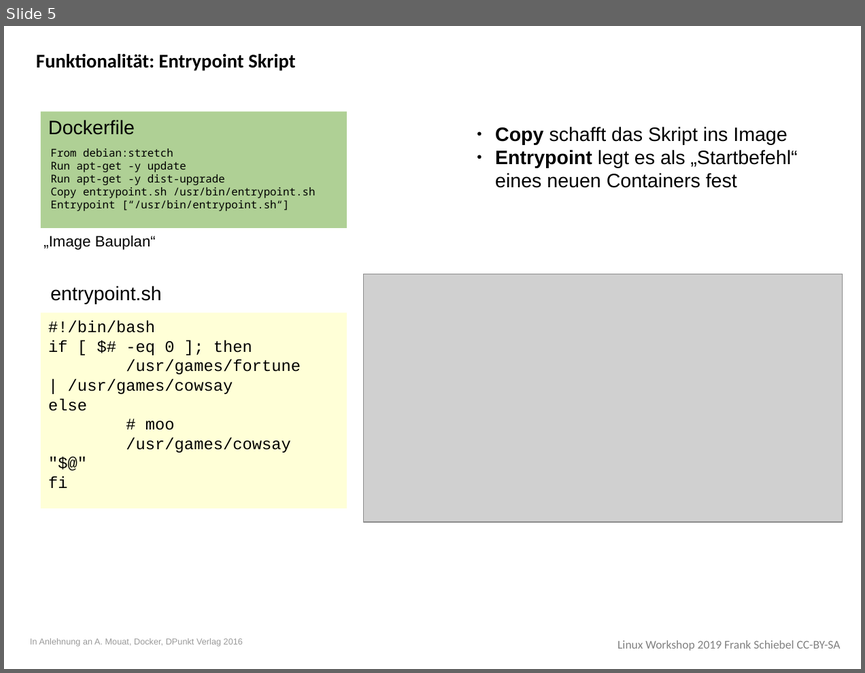
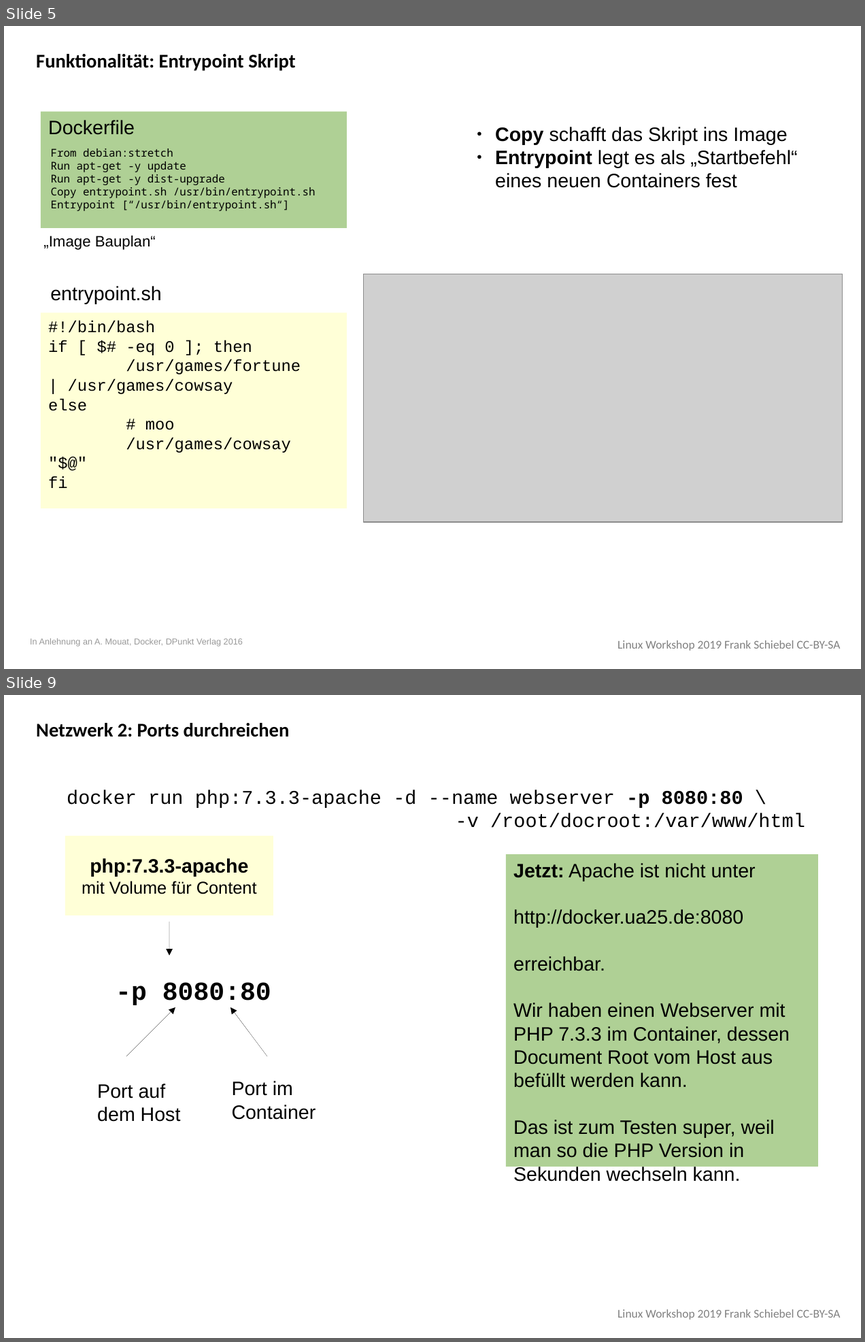
Before and after one commit to ironiemix/lfb-linuxworkshop2019, a slide deck: docker/linux_workshop_docker.odp. Shown one above the other, each under a label of ours: slide 5 before the commit, slides 5 and 9 after it; the slides between them are not shown. The pictures are 865x673 and 865x1342 pixels, drawn with LibreOffice and Linux fonts; fonts in the diff are those of the drawing; grey boxes stand for pictures. Boxes give left, top, right and bottom in pixels: in the first picture for what was removed or moved away, otherwise in the second. Text is boxed around its words. In the diff, an @@ line names an element or a change of style, - is before the commit and + after.

Commit message:
Docker v1

```diff
--- a/docker/linux_workshop_docker.odp
+++ b/docker/linux_workshop_docker.odp
@@ slide 9 added at bbox=[4, 695, 861, 1338], background #FFFFFF; not listed: 1 template element that a slide beside it also shows @@
@@ text added at bbox=[36, 723, 290, 737], 18 pt, text #000000, bold @@
+Netzwerk 2: Ports durchreichen
@@ text added at bbox=[67, 790, 805, 828], 18 pt, text #000000 @@
+docker run php:7.3.3-apache -d --name webserver -p 8080:80 \
+-v /root/docroot:/var/www/html
@@ rectangle added at bbox=[65, 836, 274, 915], fill #FFFFD7, 16 pt, text #000000 @@
+php:7.3.3-apache
+mit Volume für Content
@@ rectangle added at bbox=[507, 854, 819, 1167], fill #AFD095, 18 pt, text #000000 @@
+Jetzt: Apache ist nicht unter
+http://docker.ua25.de:8080
+erreichbar.
+Wir haben einen Webserver mit PHP 7.3.3 im Container, dessen Document Root vom Host aus befüllt werden kann.
+Das ist zum Testen super, weil man so die PHP Version in Sekunden wechseln kann.
@@ arrow added from (170, 921) to (170, 955), #000000 0 pt @@
@@ text added at bbox=[116, 982, 271, 1005], 24 pt, text #000000, bold @@
+-p 8080:80
@@ arrow added from (126, 1057) to (175, 1008), #000000 0 pt @@
@@ arrow added from (268, 1057) to (230, 1008), #000000 0 pt @@
@@ text added at bbox=[232, 1081, 316, 1119], 18 pt, text #000000 @@
+Port im
+Container
@@ text added at bbox=[97, 1083, 181, 1121], 18 pt, text #000000 @@
+Port auf
+dem Host
```
Also in this commit, not shown: 1 slide changed, 5 other slides added, 1 other file.
